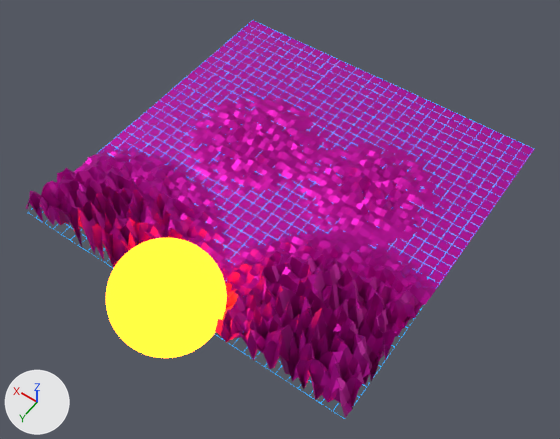
Two versions of the glTF model assets/models/vaporwave/vapor.glb, one commit apart.
Camera for both pictures: a camera (50 mm lens) standing at (-27.0, 39.3, 55.0) and looking at (-2.0, 4.3, 0.0). The lights are fixed; the arrows at lower left show +X, +Y and +Z. Where no turn or scale is listed for an object, it has been applied to the vertices. Vertices at the same position are counted once.

In view in the first picture: 'Grid', 'Land', 'Sun'.
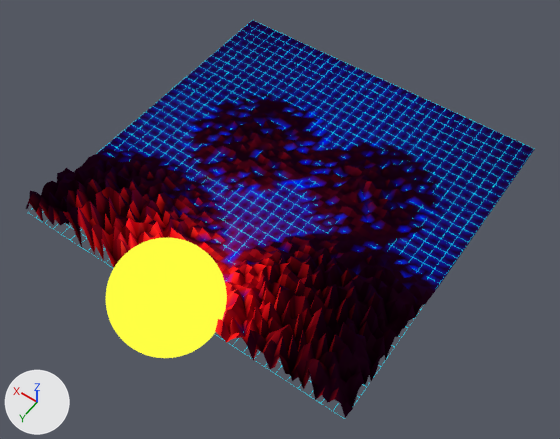
Scene script edits in JSON lines:
```json
{"block": "mat_material_001", "change": "nodes: BsdfPrincipled, OutputMaterial"}
{"block": "mat_material_001", "change": "colours: pink #c200a1"}
{"block": "mat_material_001", "change": "nodes: BsdfTransparent, Emission, LightPath, MixShader, OutputMaterial, VertexColor"}
{"block": "me_plane", "where": "me_plane.from_pydata(...)  # 4225 vertices, 8192 faces; spans x -17.1..17.0, y -17.0..17.2, z 0.0..7.0"}
{"block": "me_plane", "where": "# used by ob_land; location = (0.0, 0.0, 0.0)"}
{"block": "me_plane", "change": "me_plane part 1: vertex colours changed"}
{"block": "me_plane_001", "where": "me_plane_001.from_pydata(...)  # 6274 vertices, 16384 faces; spans x -16.9..16.9, y -16.9..16.9, z 0.0"}
{"block": "me_plane_001", "where": "# used by ob_grid; location = (0.0, 0.0, 0.1)"}
{"op": "remove", "block": "me_plane_001", "code": "me_plane_001.materials.append(mat_material_002)  # black #000000"}
{"block": "me_plane_001", "change": "me_plane_001 part 2: vertex colours changed"}
{"op": "add", "block": "me_plane_001", "code": "me_plane_001.materials.append(mat_material_001)"}
{"block": "me_mesh", "where": "me_mesh.from_pydata(...)  # 31746 vertices, 63488 faces; spans x -4.81..4.81, y -4.81..4.81, z -4.86..4.86"}
{"block": "me_mesh", "where": "# used by ob_sun; location = (0.0, 17.2, 1.75)"}
{"op": "remove", "block": "me_mesh", "code": "me_mesh.materials.append(mat_material_003)  # black #000000"}
{"block": "me_mesh", "change": "me_mesh part 3: vertex colours changed"}
{"op": "add", "block": "me_mesh", "code": "me_mesh.materials.append(mat_material_001)"}
```

Changed parts and their boxes [x1, y1, x2, y2] in the pictures (560 x 439 px):
```json
{"object": "Land", "change": "recoloured", "before": [25, 20, 535, 418], "after": [25, 20, 535, 418]}
{"object": "Grid", "change": "recoloured", "before": [29, 20, 534, 418], "after": [29, 20, 534, 418]}
```
